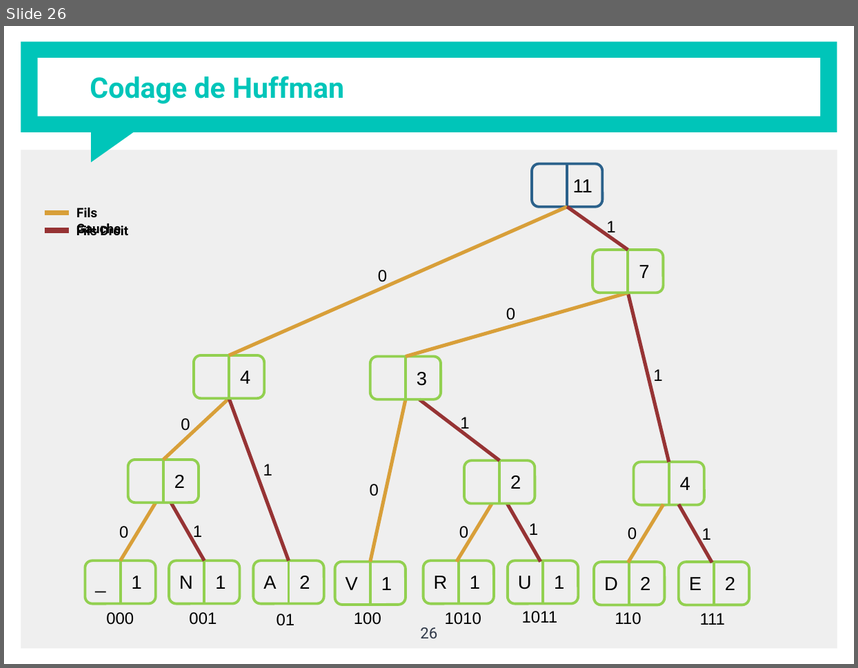
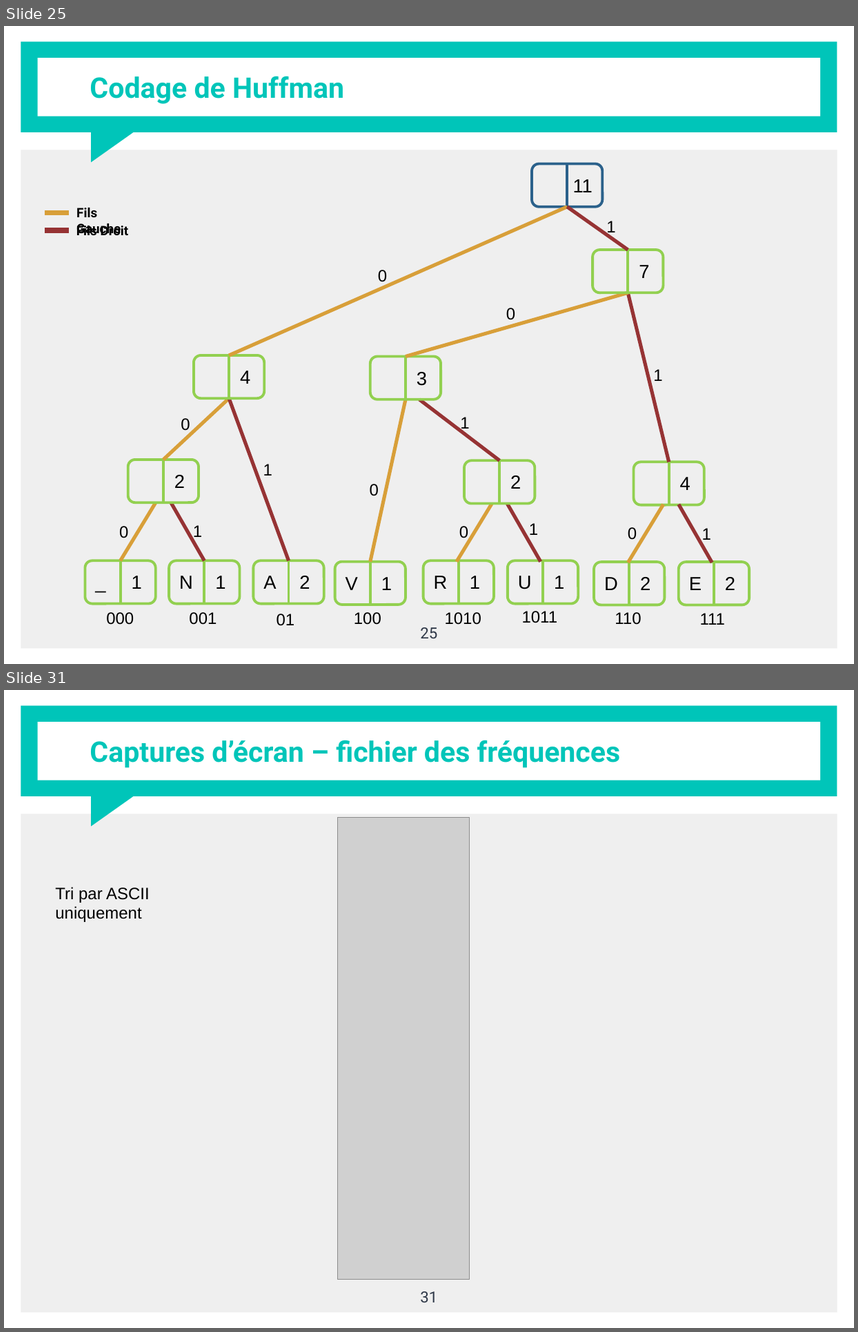
Before and after one commit to evandadure/Huffman_coding, a slide deck: Evan_Dadure_Presentation_Huffmann.pptx. Shown one above the other, each under a label of ours: slide 26 before the commit, slides 25 and 31 after it; the slides between them are not shown. The pictures are 858x668 and 858x1332 pixels, drawn with LibreOffice and Linux fonts; fonts in the diff are those of the drawing; grey boxes stand for pictures. Boxes give left, top, right and bottom in pixels: in the first picture for what was removed or moved away, otherwise in the second. Text is boxed around its words. In the diff, an @@ line names an element or a change of style, - is before the commit and + after.

```diff
--- a/Evan_Dadure_Presentation_Huffmann.pptx
+++ b/Evan_Dadure_Presentation_Huffmann.pptx
@@ slide 31 added at [4,690,854,1328], background #FFFFFF; not listed: 4 template elements that a slide beside it also shows @@
@@ title added at [90,740,621,768], 24 pt, text #00C5B9, bold @@
+Captures d’écran – fichier des fréquences
@@ picture added at [338,818,470,1279] @@
@@ text added at [55,887,150,922], 14 pt, text #000000 @@
+Tri par ASCII uniquement
@@ page number added at [420,1291,437,1302], 13 pt, text #2F3848 @@
+31
@@ what was slide 26 is now slide 25 @@
@@ page number at [420,627,437,638]: text changed @@
-26
+25
```
Also in this commit, not shown: 2 slides changed, 6 other slides added, 1 slide removed, 9 other files.
